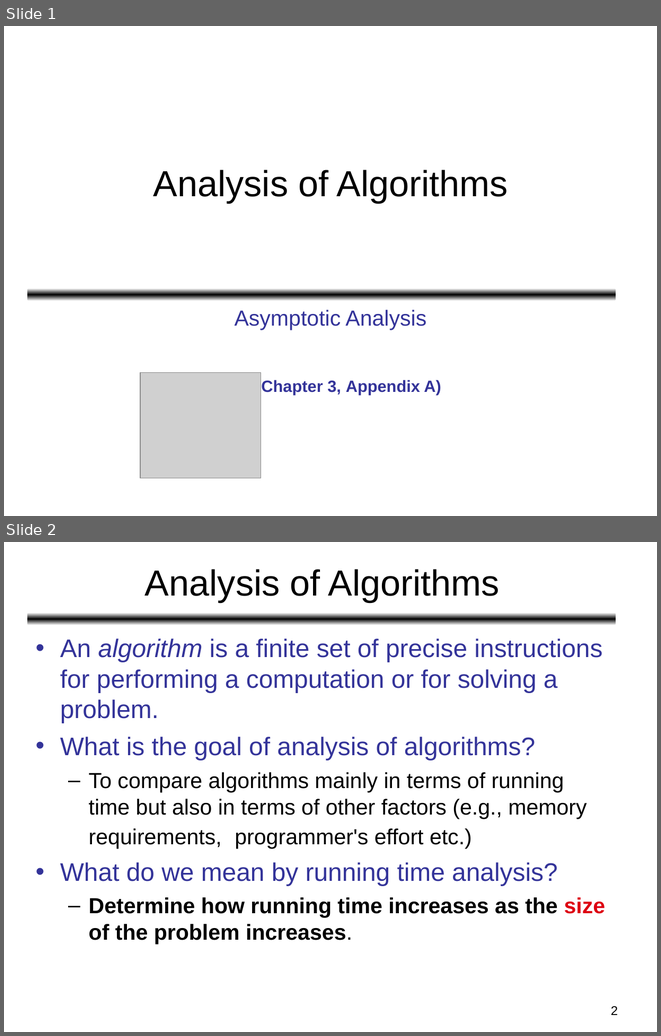
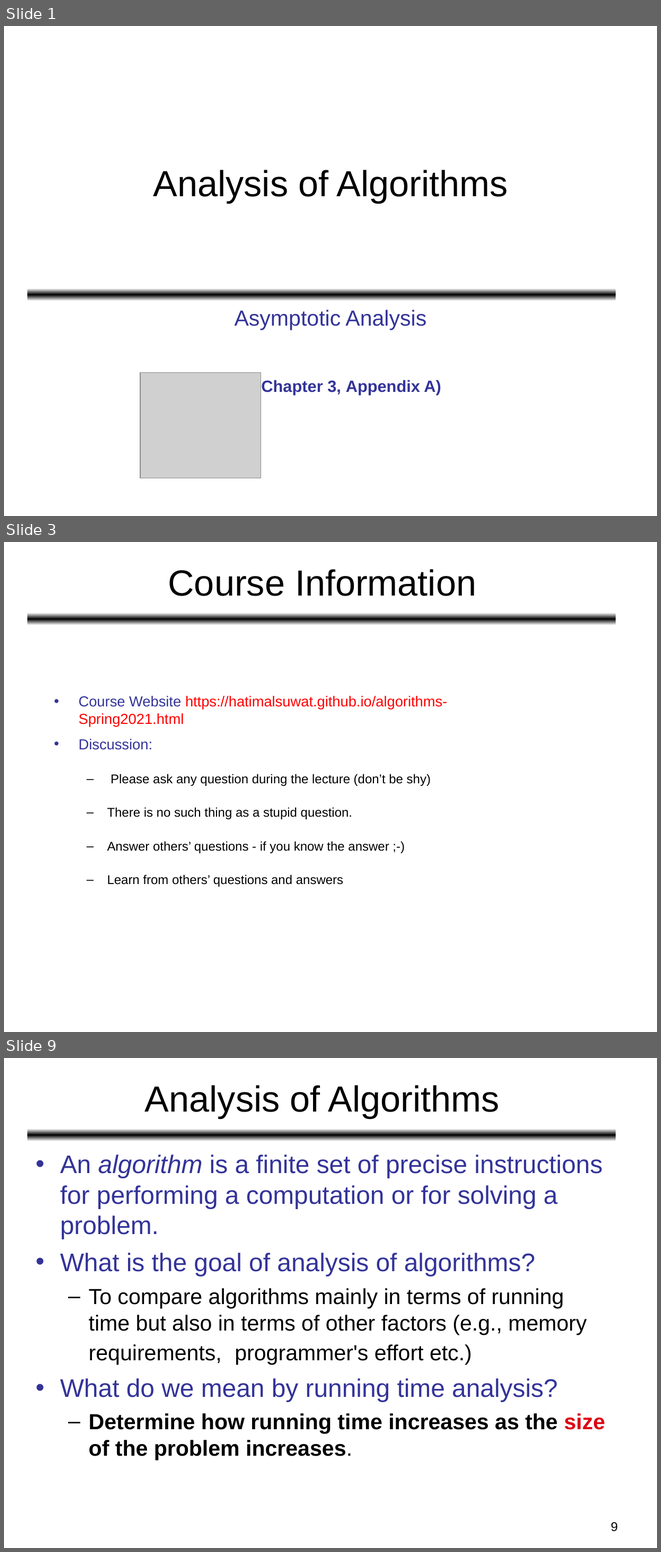
Before and after one commit to HatimAlsuwat/HatimAlsuwat.github.io, a slide deck: algorithms/Lecture 1.ppt. Shown one above the other, each under a label of ours: slides 1 and 2 before the commit, slides 1, 3 and 9 after it; the slides between them are not shown. The pictures are 661x1036 and 661x1552 pixels, drawn with LibreOffice and Linux fonts; fonts in the diff are those of the drawing; grey boxes stand for pictures. Boxes give left, top, right and bottom in pixels: in the first picture for what was removed or moved away, otherwise in the second. Text is boxed around its words. In the diff, an @@ line names an element or a change of style, - is before the commit and + after.

```diff
--- a/algorithms/Lecture 1.ppt
+++ b/algorithms/Lecture 1.ppt
@@ slide 3 added at [4, 542, 657, 1032], background #FFFFFF; not listed: 1 template element that a slide beside it also shows @@
@@ title added at [168, 569, 476, 596], 40 pt, text #000000 @@
+Course Information
@@ text added at [79, 696, 447, 886], 14 pt, text #000000 @@
+• Course Website https://hatimalsuwat.github.io/algorithms-Spring2021.html
+• Discussion:
+  – Please ask any question during the lecture (don’t be shy)
+  – There is no such thing as a stupid question.
+  – Answer others’ questions - if you know the answer ;-)
+  – Learn from others’ questions and answers
@@ what was slide 2 is now slide 9 @@
@@ page number at [611, 1522, 618, 1531]: text changed @@
-2
+9
```
Also in this commit, not shown: 6 other slides added, 1 other file.
